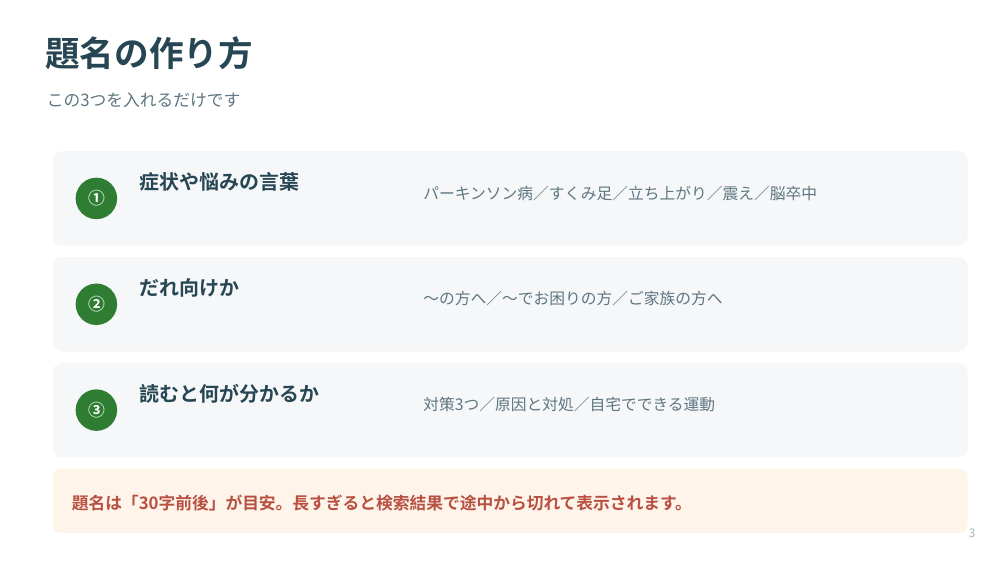
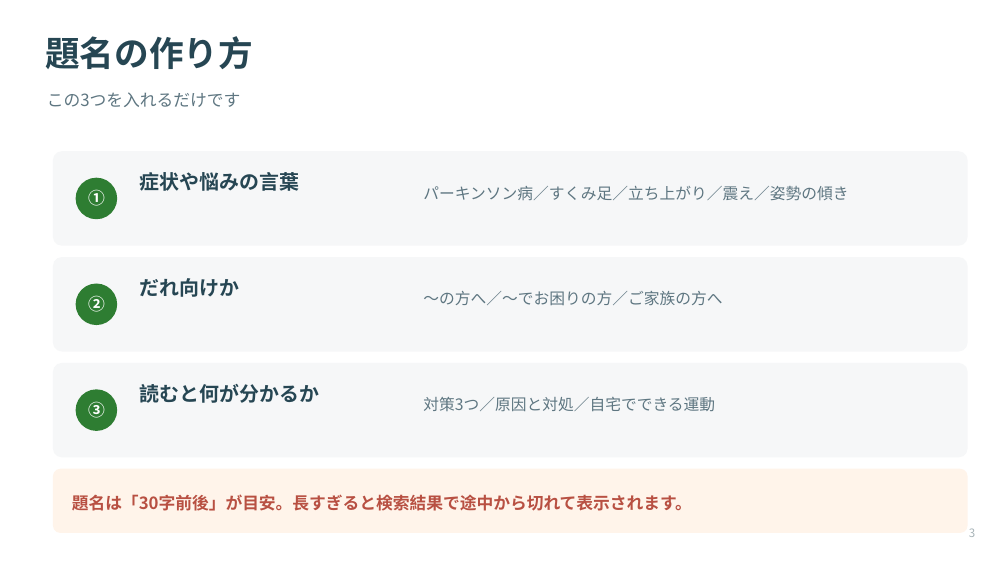
Before and after one commit to Kkenjis/dev-aspath-life, a slide deck: slide 4 of _wp移行素材/★引継ぎ資料/★山口様向け_検索で見つけてもらう記事の書き方.pptx. Drawn at 1008x567 pixels with LibreOffice and Linux fonts; fonts in the diff are those of the drawing. Boxes give left, top, right and bottom in pixels: in the first picture for what was removed or moved away, otherwise in the second. Text is boxed around its words. In the diff, an @@ line names an element or a change of style, - is before the commit and + after.

Commit message:
既存資料の古い記述を修正（脳卒中削除・承認待ち件数・対応表）＋5冊の役割分担ページを追加

```diff
--- a/_wp移行素材/★引継ぎ資料/★山口様向け_検索で見つけてもらう記事の書き方.pptx
+++ b/_wp移行素材/★引継ぎ資料/★山口様向け_検索で見つけてもらう記事の書き方.pptx
@@ text at (423,186,848,200): text changed @@
-パーキンソン病／すくみ足／立ち上がり／震え／脳卒中
+パーキンソン病／すくみ足／立ち上がり／震え／姿勢の傾き
```
Also in this commit, not shown: 8 other files.
